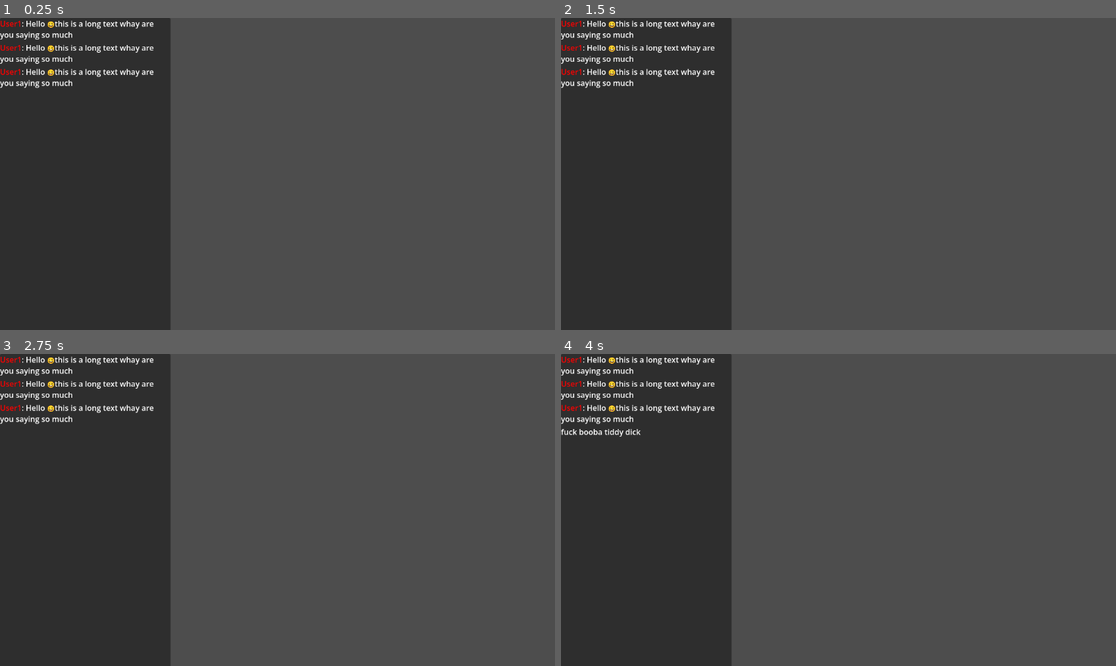
Above: before the commit, frames 1-4 (two rows, left to right).
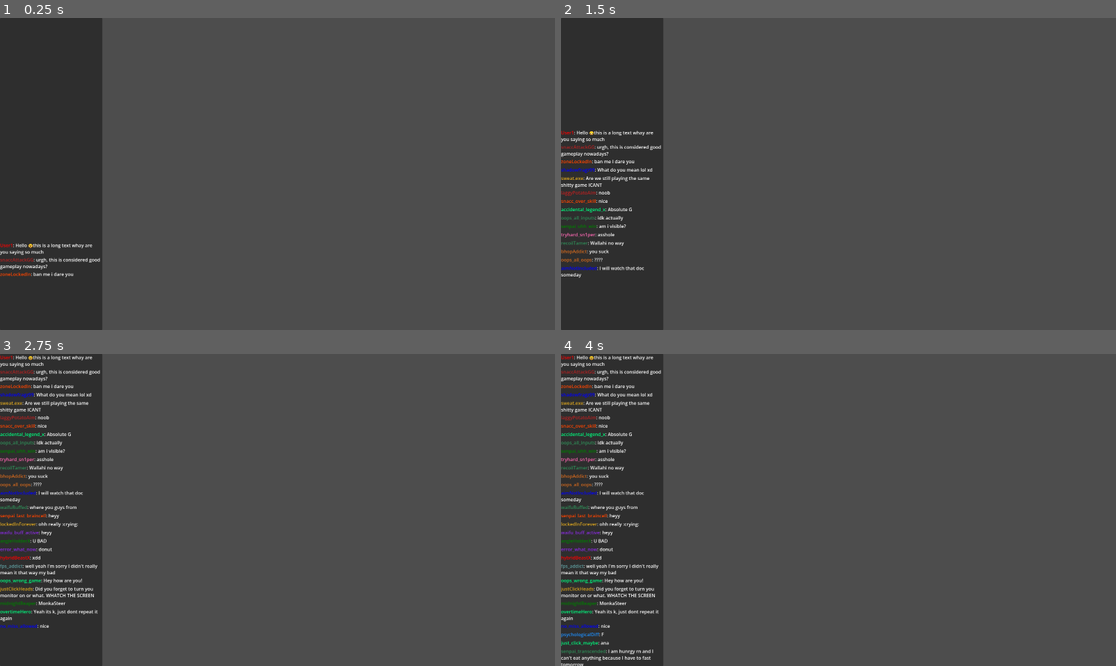
Above: after the commit, the same moments.

Repository: shyrzaza/Streamer
Game: Godot game, scene res://Chat/Chat.tscn
Same seed, same stepped clock (60 frames per second), same inputs: the game is played once before the commit and once after it. This scene is started directly instead of the project's main scene.
Inputs (mouse positions are in pixels of both pictures, inside the frame that each line leads up to):
- Up to frame 1 (0.25 s): no input
- Up to frame 2 (1.5 s): tap Enter (ui_accept) at 0.5, 0.77 s; move the mouse to (960, 158) at 0.52 s; hold Right (ui_right) 0.53-1.25 s; click (960, 158) at 0.67 s; drag from (727, 189) to (810, 236) at 1.27 s
- Up to frame 3 (2.75 s): move the mouse to (333, 441) at 2.02 s; hold Left (ui_left) from 2.03 s (still down)
- Up to frame 4 (4 s): release Left (ui_left) at 2.75 s; drag from (810, 572) to (672, 463) at 2.77 s; tap Enter (ui_accept) at 3.5, 3.77 s; move the mouse to (1005, 556) at 3.52 s; hold Right (ui_right) from 3.53 s (still down)

The runs differ from the first frame. In frame 1, 14% of the frame differs, in the area x 0-31%, y 0-100%; in frame 2, 15%; in frame 3, 16%; in frame 4, 16%.

Commit message:
Add usernames

Diff:
--- a/Chat/Chat.tscn
+++ b/Chat/Chat.tscn
@@ -1,13 +1,8 @@
 [gd_scene format=3 uid="uid://cjx1ous6av343"]
 
-[ext_resource type="Script" uid="uid://3fjfefaoinv7" path="res://Chat/chat.gd" id="1_ev8ch"]
 [ext_resource type="Script" uid="uid://dktnrh0kg4i0s" path="res://Chat/chat_manager.gd" id="2_k6ogl"]
-[ext_resource type="PackedScene" uid="uid://clgw4u667gg1n" path="res://Chat/chat_message.tscn" id="3_v615g"]
 
 [node name="Root" type="Node2D" unique_id=1866207741]
-
-[node name="Chat" type="Node2D" parent="." unique_id=598682281]
-script = ExtResource("1_ev8ch")
 
 [node name="Chat Panel" type="Panel" parent="." unique_id=549008755]
 custom_minimum_size = Vector2(0, 1080)
@@ -15,30 +10,19 @@
 offset_bottom = 1080.0
 
 [node name="ChatScroller" type="VBoxContainer" parent="Chat Panel" unique_id=161060962]
-custom_minimum_size = Vector2(0, 900)
 layout_mode = 1
 anchors_preset = 10
 anchor_right = 1.0
 offset_bottom = 900.0
 grow_horizontal = 2
+alignment = 2
 script = ExtResource("2_k6ogl")
-
-[node name="Chat Message 1" parent="Chat Panel/ChatScroller" unique_id=1197712706 instance=ExtResource("3_v615g")]
-layout_mode = 2
-
-[node name="Chat Message 2" type="RichTextLabel" parent="Chat Panel/ChatScroller" unique_id=107060270]
-custom_minimum_size = Vector2(0, 25)
-layout_mode = 2
-size_flags_horizontal = 3
-bbcode_enabled = true
-text = "[color=#ff0000ff]User1[/color]: Hello 😀this is a long text whay are you saying so much"
-fit_content = true
-autowrap_mode = 2
 
 [node name="Chat Message 3" type="RichTextLabel" parent="Chat Panel/ChatScroller" unique_id=2086115749]
 custom_minimum_size = Vector2(0, 25)
 layout_mode = 2
 size_flags_horizontal = 3
+size_flags_vertical = 8
 bbcode_enabled = true
 text = "[color=#ff0000ff]User1[/color]: Hello 😀this is a long text whay are you saying so much"
 fit_content = true
--- a/Chat/chat.gd
+++ /dev/null
@@ -1,31 +0,0 @@
-extends Node2D
-
-
-# Called when the node enters the scene tree for the first time.
-func _ready() -> void:
-	pass # Replace with function body.
-
-
-# Called every frame. 'delta' is the elapsed time since the previous frame.
-func _process(delta: float) -> void:
-	pass
-
-
-func create_chat_message(chanceForToxic: float) -> String:
-	# Make sure the chanceForToxic is somewhere between 0.0 and 1.0
-	assert(0.0 <= chanceForToxic)
-	assert(chanceForToxic <= 1.0)
-
-	# Roll the RNG to check if the message is toxic
-	if randf() > chanceForToxic:
-		return create_nice_chat_message()
-	else:
-		return create_toxic_chat_message()
-
-func create_nice_chat_message() -> String:
-	# For now it would be easiest to have a long list of chat messages that is returned
-
-	return ""
-
-func create_toxic_chat_message() -> String:
-	return ""
--- a/Chat/chat_manager.gd
+++ b/Chat/chat_manager.gd
@@ -1,10 +1,20 @@
 extends VBoxContainer
 
 var chat_scene = preload("res://Chat/chat_message.tscn")
-var nice_messages: ChatDB
-var toxic_messages: ChatDB
+var nice_messages: StringProvider
+var toxic_messages: StringProvider
+var usernames: StringProvider
+var username_colors: Array[Color] = [
+		Color.from_rgba8(0, 0, 255), Color.from_rgba8(255, 0, 0),
+		Color.from_rgba8(138, 43, 226), Color.from_rgba8(255, 105, 180),
+		Color.from_rgba8(30, 144, 255), Color.from_rgba8(0, 128, 0),
+		Color.from_rgba8(0, 255, 127), Color.from_rgba8(178, 34, 34),
+		Color.from_rgba8(218, 165, 32), Color.from_rgba8(255, 69, 0),
+		Color.from_rgba8(46, 139, 87), Color.from_rgba8(95, 158, 160),
+		Color.from_rgba8(210, 105, 30)
+	]
 
-class ChatDB:
+class StringProvider:
 	var messages = []
 	var used_messages = []
 
@@ -19,7 +29,7 @@
 		messages = copy_ref
 		messages.shuffle()
 
-	func get_new_message() -> String:
+	func get_new_string() -> String:
 		if messages.size() == 0:
 			reshuffle_messages()
 
@@ -34,27 +44,34 @@
 	assert(0.0 <= chanceForToxic)
 	assert(chanceForToxic <= 1.0)
 
+	# Add Username
+	var color: Color = username_colors.pick_random()
+	var message = "[color=%s]%s[/color]: " % [color.to_html(), usernames.get_new_string()]
+
 	# Roll the RNG to check if the message is toxic
 	if randf() > chanceForToxic:
-		return create_nice_chat_message()
+		message += create_nice_chat_message()
 	else:
-		return create_toxic_chat_message()
+		message += create_toxic_chat_message()
+
+	return message
 
 func create_nice_chat_message() -> String:
-	return nice_messages.get_new_message()
+	return nice_messages.get_new_string()
 
 func create_toxic_chat_message() -> String:
-	return toxic_messages.get_new_message()
+	return toxic_messages.get_new_string()
 
 # Called when the node enters the scene tree for the first time.
 func _ready() -> void:
-	nice_messages = ChatDB.new("res://Chat/nice_chat_messages.json")
-	toxic_messages = ChatDB.new("res://Chat/toxic_chat_messages.json")
+	nice_messages = StringProvider.new("res://Chat/nice_chat_messages.json")
+	toxic_messages = StringProvider.new("res://Chat/toxic_chat_messages.json")
+	usernames = StringProvider.new("res://Chat/usernames.json")
 
 
-var CHAT_MESSAGE_TIME = 3.0
+var CHAT_MESSAGE_TIME = 0.1
 var elapsed_time = 0.0
-var TOXIC_CHANCE = 0.5
+var TOXIC_CHANCE = 0.25
 
 # Called every frame. 'delta' is the elapsed time since the previous frame.
 func _process(delta: float) -> void:
--- a/Chat/toxic_chat_messages.json
+++ b/Chat/toxic_chat_messages.json
@@ -16,9 +16,7 @@
 	"Aweful taste in music",
 	"Who even plays this shit",
 	"Dogtier opinion tbh",
-	"fuck booba tiddy dick",
 	"ban me i dare you",
 	"with that kind of shit aim you couldnt ban me even if you tried",
 	"U BAD",
-	""
 ]
--- /dev/null
+++ b/Chat/usernames.json
@@ -0,0 +1,592 @@
+[
+"xXclutchG0d_xx",
+"aimb0t.exe",
+"shadowfragz99",
+"n0sc0peking",
+"prodigyFPS777",
+"l0wSensDemon",
+"headshotonlyy",
+"clutchmachine_1",
+"flickMaster9000",
+"pixelperfectAim",
+"tryhardmodeON",
+"zero_miss_gg",
+"ultraInstinctFPS",
+"aimtrainAddict",
+"reflexOver9000",
+"pr0_player_x",
+"sweatlord69",
+"rank1grinder",
+"no_life_ranked",
+"tryhard4ever",
+"ggEZclapped",
+"fastpeekgod",
+"prefireking",
+"oneTapMachine",
+"hypercarry.exe",
+"d3athbr1nger",
+"bl00dReaperX",
+"xX_darkslayer_xX",
+"soul_crusher666",
+"void_assassin",
+"grimshadow999",
+"edge_lord420",
+"n1ghtm4reFuel",
+"crypt0killer",
+"ragephantomX",
+"blackenedFury",
+"sinisterFPS",
+"doom.exe_",
+"hellspawnTV",
+"chaos_reignzz",
+"oblivionHunter",
+"darkmatterXx",
+"fatalcurse99",
+"vantaStrike",
+"midnightReaper",
+"toaster_on_fire",
+"oopsAllMiss",
+"bananaAim9000",
+"milkOverAim",
+"keyboardSmashLOL",
+"oopsie_headshot",
+"snaccAttackGG",
+"couchAimPro",
+"just_vibing_gg",
+"yeet_and_delete",
+"potatoAimElite",
+"noAimAllLuck",
+"oops_i_win",
+"ctrlAltDefeat",
+"sniperishMaybe",
+"definitelyAFK",
+"spaghettiShots",
+"randomCritsOnly",
+"oopsWrongKey",
+"panicShooterX",
+"lost_in_menu",
+"buffed_by_snacks",
+"ramenPowerUp",
+"lag_is_skill",
+"aimNotIncluded",
+"bakaSlayer_x",
+"nekoAimUwU",
+"sasukeFPS99",
+"kawaiiClutch",
+"senpaiCarryMe",
+"oniRageMode",
+"ultraWeebPower",
+"shinobiFlick",
+"animeAimGod",
+"chibiSniper",
+"otakuOverdrive",
+"tsundereAim",
+"yandereCarry",
+"ramen_no_jutsu",
+"waifuBuffed",
+"katanaClickzz",
+"samuraiFPS",
+"zenitsuLag",
+"itachiClutch",
+"gokuNoScope",
+"narutoRushB",
+"luffyGear5Aim",
+"oneTapSensei",
+"tryhard_sn1per",
+"sweat.exe",
+"rankedGrindOnly",
+"hyperfocusFPS",
+"no_fun_allowed",
+"meta_abuser",
+"peak_elo_grinder",
+"tiltproofish",
+"fullfocus_mode",
+"seriousGamer99",
+"no_miss_allowed",
+"hardcarryOnly",
+"rank1_or_quit",
+"zeroChillFPS",
+"overclockedAim",
+"highAPMplayer",
+"fps_addict",
+"reactionTime0ms",
+"laserAimBot",
+"ultraTryhardX",
+"grindset999",
+"never_touch_grass",
+"queueAgainNow",
+"clutch_or_kick",
+"topfragAlways",
+"winOrUninstall",
+"fullsweatMode",
+"focusUpKid",
+"aimDiffGG",
+"betterThanYouX",
+"noScopeNoLuck",
+"flickTillWin",
+"pixelLockOn",
+"headshotDealer",
+"triggerDiscipline",
+"reactionGodX",
+"clutchVision",
+"perfectCrosshair",
+"angleHolderX",
+"peekAdvantage",
+"microAdjustPro",
+"trackingDemon",
+"sprayControl99",
+"burstMasterX",
+"tapFireOnly",
+"recoilTamer",
+"crosshairPlacement",
+"movementKingX",
+"strafeGod99",
+"bhopAddict",
+"slideCancelPro",
+"fastHandsFPS",
+"inputLagZero",
+"framePerfectX",
+"tickRateAbuser",
+"serverDiffGG",
+"pingAdvantage",
+"lowLatencyGod",
+"fpsUnlockedX",
+"overaimedAgain",
+"missedButWin",
+"clownAimPro",
+"oopsStillTopFrag",
+"luckyHeadshotX",
+"rngCarryMe",
+"sprayAndCry",
+"panicAndWin",
+"accidentalAce",
+"wrongWayClutch",
+"confusedCarry",
+"blindFlickHit",
+"randomWallbang",
+"oopsAllKills",
+"luckyPixelX",
+"sprayMetaAbuse",
+"brainOffAimOn",
+"chaosFlickX",
+"unhingedAim",
+"wildCrosshair",
+"shakyButDeadly",
+"unpredictableFPS",
+"gremlinAim",
+"feralClutcher",
+"rageSprayerX",
+"tiltAimBoost",
+"angerBuff999",
+"emotionDamageFPS",
+"keyboardBreaker",
+"deskSlamCarry",
+"ragePeekX",
+"overpeekGod",
+"egoChallenger",
+"allAimNoBrain",
+"sendItFPS",
+"fullSendOnly",
+"yoloPeekX",
+"noFearClutch",
+"recklessCarry",
+"intingButWinning",
+"feedThenClutch",
+"coinflipPlayer",
+"riskItAllFPS",
+"doubleDownAim",
+"highRiskCarry",
+"throwOrGlow",
+"winByChaos",
+"chaosCarryX",
+"unstableAim",
+"wildcardFPS",
+"rngOverSkill",
+"pureInstinctX",
+"noPlanVictory",
+"justClickHeads",
+"maybeProMaybeNot",
+"looksSuspicious",
+"trustMeImGood",
+"totallyLegitAim",
+"notACheaterX",
+"justBetterFPS",
+"skillIssueFixed",
+"gitGudNow",
+"aimLabsReject",
+"rankedTrauma",
+"tiltQueueAgain",
+"grindNeverEnds",
+"sleepIsForNoobs",
+"queueAt3am",
+"burnoutFPS",
+"coffeePoweredAim",
+"energyDrinkGod",
+"handsShakingWin",
+"heartbeatClutch",
+"finalRoundFocus",
+"matchPointDemon",
+"overtimeHero",
+"lastAliveX",
+"1v5Dream",
+"clutchGeneX",
+"iceColdAim",
+"nervesOfSteel",
+"pressureProof",
+"mentalFortress",
+"zoneLockedIn",
+"flowStateFPS",
+"focusTunnelX",
+"visionLocked",
+"sharpShooterX",
+"deadeyeFPS",
+"precisionCore",
+"accuracyMaxed",
+"critMachineX",
+"hitScanOnly",
+"instantDeleteX",
+"fastKillTime",
+"ttkAbuser",
+"damagePerSecond",
+"fragOutputMax",
+"killFeedFarmer",
+"statPadderX",
+"kdInflator",
+"winrateHunter",
+"leaderboardGhost",
+"topPercentX",
+"eliteQueueOnly",
+"highEloShadow",
+"rankedPhantom",
+"divisionClimber",
+"eloPredator",
+"mmrReaper",
+"queueSniperX",
+"lobbyDestroyer",
+"serverWiper",
+"teamDiffX",
+"gapCloserFPS",
+"carryPotential",
+"impactPlayerX",
+"gameChangerFPS",
+"roundStealer",
+"ecoRoundGod",
+"forceBuyKing",
+"pistolRoundPro",
+"antiEcoFarmer",
+"saveOrClutch",
+"retakeMaster",
+"siteAnchorX",
+"entryFragDemon",
+"lurkerShadowX",
+"midControlKing",
+"mapAwareness99",
+"utilityMaster",
+"smokeBrainX",
+"flashPerfect",
+"nadeLineupGod",
+"supportCarryX",
+"iglMindset",
+"macroPlayerX",
+"microSkillGod",
+"hybridBeastX",
+"flexRoleKing",
+"allRounderFPS",
+"adaptOrLose",
+"counterPlayX",
+"readTheEnemy",
+"mindGameMaster",
+"predictionFPS",
+"outplayEngine",
+"skillExpression",
+"mechanicsOnly",
+"decisionDiffX",
+"tempoController",
+"paceBreakerX",
+"pressureBuilder",
+"snowballCarry",
+"comebackKingX",
+"reverseSweepFPS",
+"clutchMomentum",
+"tiltEnemyX",
+"mentalWarfare",
+"psychologicalDiff",
+"fearFactorFPS",
+"intimidationX",
+"dominanceAura",
+"presenceDiff",
+"confidenceBoostX",
+"egoAimOnline",
+"swaggerFPS",
+"coolUnderFire",
+"calmClutcher",
+"steadyHandsX",
+"zeroTiltX",
+"iceInVeins",
+"focusNeverBreaks",
+"unshakeableAim",
+"lockedInForever",
+"toiletpaperbandit",
+"grandmaNoScope",
+"snacc_thief9000",
+"oopsie_daisy_kill",
+"bananaPeelBoss",
+"milkSpillMVP",
+"toasterbathchamp",
+"couchGoblinMode",
+"spoon_duelist",
+"chickenWingCrit",
+"oopsAllBananas",
+"breadSliceSniper",
+"microwaveChampion",
+"cringeButWinning",
+"duckAimElite",
+"pickleSniperX",
+"cheeseWizard99",
+"yogurtWarrior",
+"spicyMeatballFPS",
+"waffleStomper",
+"oopsDroppedSpaghetti",
+"clownShoesCarry",
+"sillyGooseFPS",
+"bonkStickMaster",
+"gremlinSnacklord",
+"trashCanChampion",
+"rubberChickenGod",
+"pajamaWarrior",
+"sneakySockBandit",
+"oopsAllPotatoes",
+"ramenNoodleAim",
+"sleepySlothFPS",
+"angryLoafBread",
+"confusedPengu",
+"derpyDragonzz",
+"tinyGoblinEnergy",
+"oopsMyBrainLagged",
+"milkBeforeAim",
+"cerealSniper",
+"bananaPoweredAim",
+"afkEatingChips",
+"oopsMissButWin",
+"buttonMasher9000",
+"randomKeySmash",
+"clumsyNinjaLOL",
+"oopsFellAgain",
+"laggyPotatoAim",
+"snaccBreakCarry",
+"oopsAllCritsLOL",
+"accidentalNinja",
+"panicBananaThrow",
+"uwu_snacc_attack",
+"baka_banana_chan",
+"neko_sniper_uwu",
+"ramen_senpai_69",
+"onii_chan_pls",
+"tsundere_potato",
+"yandere_toaster",
+"waifu_frag_machine",
+"senpai_notice_meee",
+"anime_toilet_god",
+"kawaii_panic_mode",
+"chibi_clown_sama",
+"gomenasai_aim",
+"itadakimasu_kill",
+"ramen_overdrive",
+"neko_aim.exe",
+"oni_snacc_lord",
+"uwu_rage_mode",
+"baka_no_scope",
+"waifu_buff_active",
+"anime_gremlin_x",
+"senpai_carry_pls",
+"yandere_clutch",
+"kawaii_button_smash",
+"ramen_slurp_power",
+"otaku_chaos_mode",
+"neko_potato_aim",
+"oni_chan_frag",
+"uwu_miss_again",
+"baka_keyboard_slam",
+"waifu_rng_blessing",
+"senpai_please_win",
+"anime_milk_spill",
+"chibi_snacc_bandit",
+"ramen_lag_master",
+"neko_derp_mode",
+"oni_panic_click",
+"uwu_accidental_win",
+"baka_spaghetti_aim",
+"waifu_couch_mode",
+"senpai_sleepy_buff",
+"anime_snacc_attack",
+"giga_goofball_x",
+"ultra_silly_mode",
+"maximum_derp_energy",
+"goofy_ahh_gamer",
+"clown_energy_max",
+"professional_idiot",
+"certified_goober",
+"elite_dummy_player",
+"top_tier_goof",
+"silly_mode_activated",
+"braincell_missing",
+"lost_in_loading",
+"confused_24_7",
+"oops_all_oops",
+"what_is_happening",
+"why_am_i_like_this",
+"error_brain_404",
+"thinking_optional",
+"no_thoughts_headshot",
+"just_vibes_only",
+"panic_is_meta",
+"oops_pressed_altf4",
+"where_am_i_gg",
+"randomness_engine",
+"chaos_button_smash",
+"zero_plan_gamer",
+"all_luck_no_skill",
+"oops_wrong_game",
+"why_is_this_working",
+"accidental_legend_x",
+"clown_mode_forever",
+"goofy_little_guy",
+"silly_lag_machine",
+"derp_flick_master",
+"oops_i_exist",
+"bruh_moment_fps",
+"uhh_what_now",
+"confused_but_deadly",
+"oops_i_slipped",
+"banana_brain_gamer",
+"snacc_over_skill",
+"gremlin_hours_24_7",
+"tiny_chaos_engine",
+"absolute_nonsense_x",
+"pure_goofy_energy",
+"laughing_while_losing",
+"oops_still_won",
+"panic_and_pray",
+"spray_and_cry_lol",
+"random_bullshit_go",
+"just_click_maybe",
+"idk_im_winning",
+"oops_all_headshots",
+"lucky_goofball",
+"rng_said_yes",
+"chaos_was_planned",
+"totally_not_lost",
+"definitely_not_confused",
+"professional_misser",
+"oops_wrong_button",
+"skill_issue_fixed_maybe",
+"anime_goober_x",
+"kawaii_goofball",
+"uwu_silly_mode",
+"baka_goofy_aim",
+"neko_clown_energy",
+"ramen_goof_power",
+"oni_silly_click",
+"waifu_goober_buff",
+"senpai_goofy_pls",
+"anime_derp_master",
+"chibi_goof_sniper",
+"uwu_random_kill",
+"baka_rng_blessing",
+"neko_panic_mode",
+"oni_derp_attack",
+"waifu_silly_buff",
+"senpai_confused",
+"anime_button_masher",
+"kawaii_chaos_engine",
+"uwu_no_plan",
+"baka_lag_master",
+"neko_snacc_mode",
+"oni_random_click",
+"waifu_goofy_rng",
+"senpai_uhh_win",
+"anime_meme_engine",
+"chibi_chaos_lord",
+"uwu_brain_empty",
+"baka_derp_energy",
+"neko_goof_attack",
+"oni_silly_rng",
+"waifu_lag_buff",
+"senpai_randomness",
+"anime_panic_master",
+"ultimate_goober_x",
+"mega_derp_mode",
+"supreme_silly_guy",
+"elite_goofy_unit",
+"maximum_clown_energy",
+"god_tier_goofball",
+"legendary_dummy",
+"my_last_braincell",
+"running_on_vibes",
+"just_here_for_snacks",
+"oops_no_idea",
+"random_thoughts_gg",
+"brain_off_mode",
+"thinking_is_hard",
+"confusion_maxed",
+"error_what_now",
+"help_im_lost",
+"oops_wrong_universe",
+"accidental_existence",
+"pure_chaos_player",
+"zero_brain_activity",
+"idk_but_it_works",
+"oops_i_pressed_something",
+"why_did_that_work",
+"completely_unhinged",
+"absolute_clown_show",
+"nonsense_generator",
+"goofy_ahh_energy",
+"laughing_and_losing",
+"panic_is_my_strategy",
+"random_actions_only",
+"just_guessing_x",
+"oops_all_inputs",
+"clowning_24_7",
+"derp_mode_forever",
+"uhh_skill_issue",
+"still_confused",
+"no_plan_no_problem",
+"chaos_is_a_ladder",
+"rng_take_the_wheel",
+"oops_i_win_again",
+"accidental_pro_gamer",
+"professional_goofball",
+"certified_clown_player",
+"top_ranked_idiot",
+"elite_level_goof",
+"maximum_brainlag",
+"ultra_instinct_goof",
+"godmode_goofy",
+"legendary_silly_guy",
+"final_boss_goober",
+"anime_clown_prince",
+"uwu_final_form",
+"baka_ultimate_mode",
+"neko_ascended_goof",
+"oni_true_chaos",
+"waifu_final_buff",
+"senpai_last_braincell",
+"anime_god_of_goof",
+"chibi_ultimate_derp",
+"uwu_infinite_silly",
+"baka_max_power",
+"neko_transcended",
+"oni_chaos_incarnate",
+"waifu_rng_overlord",
+"senpai_final_stage",
+"anime_endgame_goof",
+"kawaii_last_stand",
+"uwu_omega_mode",
+"baka_limit_break",
+"neko_ultra_instinct",
+"oni_true_form",
+"waifu_infinity_buff",
+"senpai_transcended",
+"anime_chaos_god",
+]
--- a/project.godot
+++ b/project.godot
@@ -15,6 +15,11 @@
 config/features=PackedStringArray("4.6", "Forward Plus")
 config/icon="res://icon.svg"
 
+[display]
+
+window/size/viewport_width=1920
+window/size/viewport_height=1080
+
 [physics]
 
 3d/physics_engine="Jolt Physics"
Not shown, removed: Chat/chat.gd.uid
